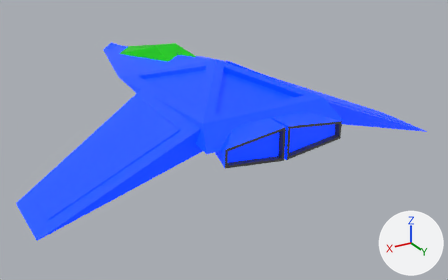
Before and after pictures for a commit that changed the FBX model Assets/Art/Models/Ships/ship.fbx.
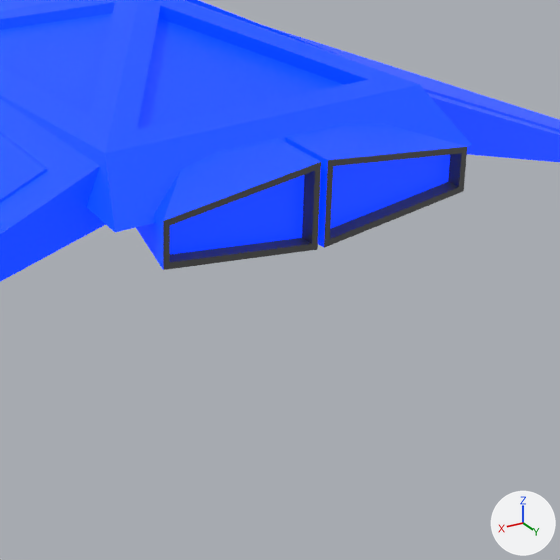
Each version appears first whole from a 50 mm lens placed at (4.61, 7.56, 2.9), pointed at (-0.49, -0.94, -1.35), and next in a close-up on the part from 36% to 84% of the width and 23% to 100% of the height. Arrows for +X, +Y and +Z are at lower right; the lights stay in place.

Objects in the first close-up: 'Cube', 'ShipBase'.
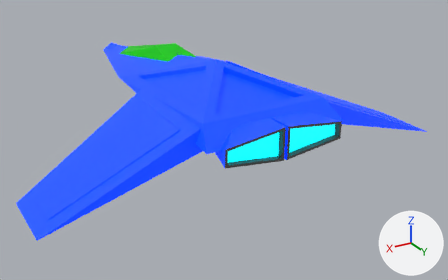
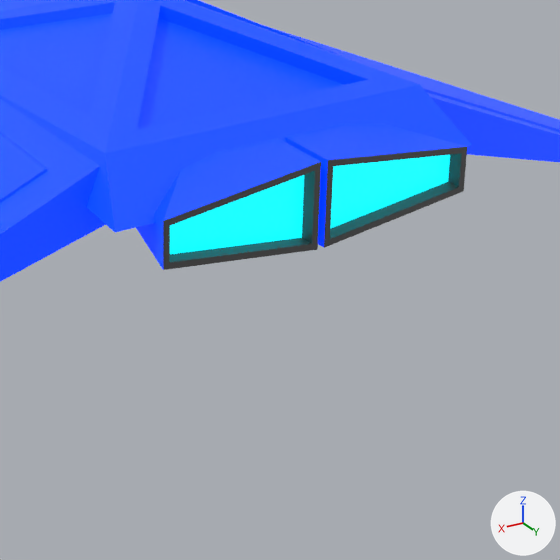
The edits, one by one:
Material 'Material.002' (mat_material_002) is new.
Its base color is (0.0, 0.767, 0.8) (cyan #00e3e7).
Its emission color is (0.0, 0.865, 1.0) (cyan #00efff).
Its emission strength is 1.0.
me_cube_001 has 32 vertices, 28 faces and spans x -0.95..0.95, y 0.59..1.95, z -0.65..-0.16.
me_cube_001 is used by ob_cube; location (0.0, -0.474, 0.0).
me_cube_001 part 1: all 2 faces centred in x -0.49..0.49, y 1.86, z -0.4 switch from mat_body (blue #0045ff) to mat_material_002 (cyan #00e3e7).

Location of each change, (x1, y1, x2, y2) in pixels of the close-ups (560 x 560 px):
part 1 of me_cube_001, recoloured (blue to cyan): (170, 155, 450, 254) in both
